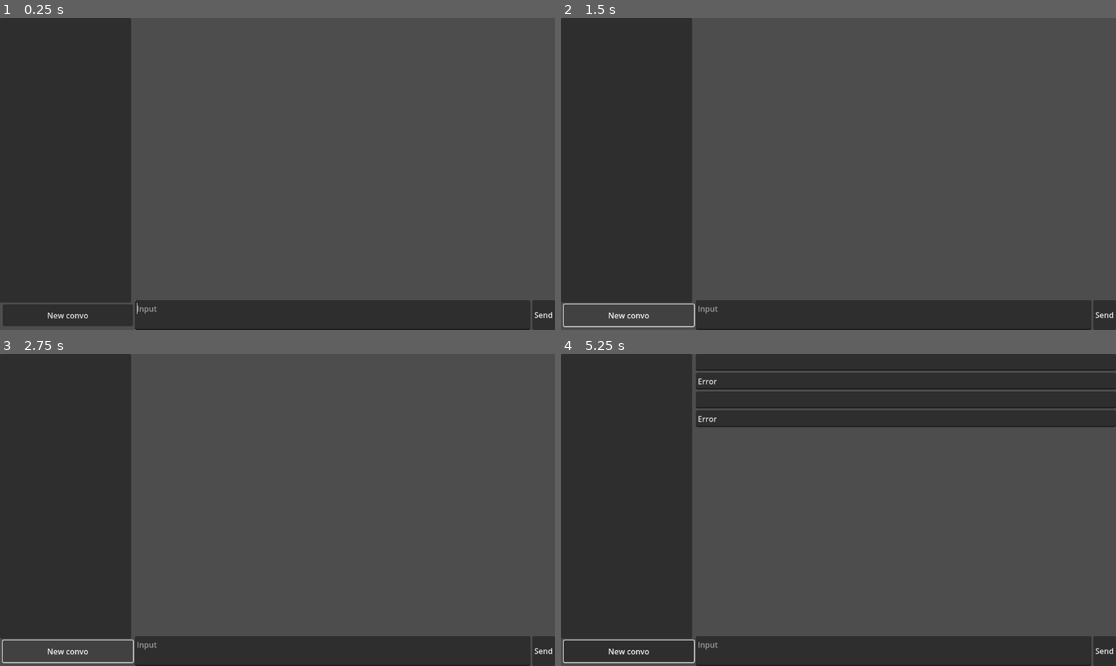
Above: before the commit, frames 1-4 (two rows, left to right).
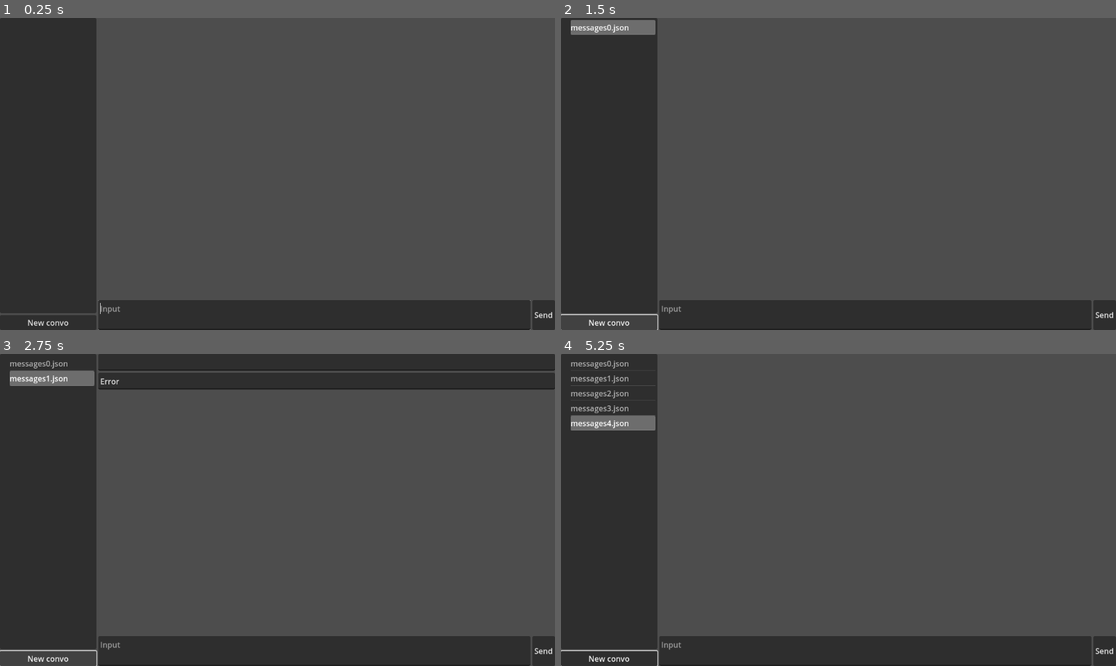
Above: after the commit, the same moments.

Repository: LunCoSim/lunco-chat-ai
Game: Godot game, scene res://main.tscn
The game is run twice, just before and just after one commit, with the same random seed, the same clock (stepped at 60 frames per second) and the same inputs.
Inputs (mouse positions are in pixels of both pictures, inside the frame that each line leads up to):
- Up to frame 1 (0.25 s): no input
- Up to frame 2 (1.5 s): click "Send" at 0.5 s; click "New convo" at 1.25 s
- Up to frame 3 (2.75 s): click "New convo" at 2 s
- Up to frame 4 (5.25 s): click "Send" at 2.75 s; click "Send" at 3.5 s; click "New convo" at 4.25 s; tap Enter at 5, 5.1 s; move the mouse to (960, 494) at 5.02 s; click (960, 494) at 5.17 s

The runs differ from the first frame. In frame 1, 6.3% of the frame differs, in the area x 0-29%, y 0-100%; in frame 2, 6.9%; in frame 3, 15%; in frame 4, 24%, in the area x 0-100%, y 0-100%.

Commit message:
- Working with files

Diff:
--- a/Settings.tscn
+++ b/Settings.tscn
@@ -7,3 +7,35 @@
 anchor_bottom = 1.0
 grow_horizontal = 2
 grow_vertical = 2
+
+[node name="TextEdit" type="TextEdit" parent="."]
+layout_mode = 0
+offset_left = 125.0
+offset_top = 11.0
+offset_right = 429.0
+offset_bottom = 37.0
+
+[node name="Label" type="Label" parent="."]
+layout_mode = 0
+offset_left = 38.0
+offset_top = 16.0
+offset_right = 122.0
+offset_bottom = 39.0
+text = "Groq api"
+
+[node name="TextEdit2" type="TextEdit" parent="."]
+auto_translate_mode = 1
+layout_mode = 0
+offset_left = 130.0
+offset_top = 51.0
+offset_right = 434.0
+offset_bottom = 77.0
+
+[node name="Label2" type="Label" parent="."]
+auto_translate_mode = 1
+layout_mode = 0
+offset_left = 43.0
+offset_top = 56.0
+offset_right = 127.0
+offset_bottom = 79.0
+text = "File Path"
--- a/main.gd
+++ b/main.gd
@@ -75,6 +75,11 @@
 func add_file():
 	file_name = "messages"+str(file_name_idx)+".json"
 	load_messages(file_name)
+	var tree_item = %Tree.create_item()
+	tree_item.set_text(0, file_name)
+	file_name_idx += 1
+
+	tree_item.select(0)
 
 func load_files_list():
 	var dir = DirAccess.open("user://")
--- a/main.tscn
+++ b/main.tscn
@@ -169,34 +169,54 @@
 theme = SubResource("Theme_dmwok")
 script = ExtResource("1_kyqgd")
 
-[node name="Container" type="VBoxContainer" parent="."]
+[node name="AiAPI" type="HTTPRequest" parent="."]
+unique_name_in_owner = true
+script = ExtResource("2_kk3kp")
+
+[node name="VBoxContainer" type="HBoxContainer" parent="."]
 layout_mode = 1
 anchors_preset = 15
 anchor_right = 1.0
 anchor_bottom = 1.0
-offset_left = 280.0
 grow_horizontal = 2
 grow_vertical = 2
 
-[node name="ScrollMessages" type="ScrollContainer" parent="Container"]
+[node name="HBoxContainer" type="VBoxContainer" parent="VBoxContainer"]
+custom_minimum_size = Vector2(200, 0)
+layout_mode = 2
+
+[node name="Tree" type="Tree" parent="VBoxContainer/HBoxContainer"]
+unique_name_in_owner = true
+layout_mode = 2
+size_flags_vertical = 3
+
+[node name="Button" type="Button" parent="VBoxContainer/HBoxContainer"]
+layout_mode = 2
+text = "New convo"
+
+[node name="Container" type="VBoxContainer" parent="VBoxContainer"]
+layout_mode = 2
+size_flags_horizontal = 3
+
+[node name="ScrollMessages" type="ScrollContainer" parent="VBoxContainer/Container"]
 unique_name_in_owner = true
 layout_mode = 2
 size_flags_vertical = 3
 follow_focus = true
 
-[node name="Messages" type="VBoxContainer" parent="Container/ScrollMessages"]
+[node name="Messages" type="VBoxContainer" parent="VBoxContainer/Container/ScrollMessages"]
 unique_name_in_owner = true
 layout_mode = 2
 size_flags_horizontal = 3
 size_flags_vertical = 3
 theme = SubResource("Theme_nol30")
 
-[node name="InputContainer" type="HBoxContainer" parent="Container"]
+[node name="InputContainer" type="HBoxContainer" parent="VBoxContainer/Container"]
 layout_mode = 2
 size_flags_horizontal = 3
 script = ExtResource("3_m0en4")
 
-[node name="Input" type="TextEdit" parent="Container/InputContainer"]
+[node name="Input" type="TextEdit" parent="VBoxContainer/Container/InputContainer"]
 unique_name_in_owner = true
 custom_minimum_size = Vector2(0, 62)
 layout_mode = 2
@@ -205,32 +225,14 @@
 theme = SubResource("Theme_wcxlx")
 placeholder_text = "Input"
 
-[node name="SendBtn" type="Button" parent="Container/InputContainer"]
+[node name="SendBtn" type="Button" parent="VBoxContainer/Container/InputContainer"]
 unique_name_in_owner = true
 layout_mode = 2
 text = "Send"
 
-[node name="AiAPI" type="HTTPRequest" parent="."]
-unique_name_in_owner = true
-script = ExtResource("2_kk3kp")
-
-[node name="Tree" type="Tree" parent="."]
-unique_name_in_owner = true
-layout_mode = 0
-offset_right = 272.0
-offset_bottom = 591.0
-
-[node name="Button" type="Button" parent="."]
-layout_mode = 0
-offset_left = 6.0
-offset_top = 595.0
-offset_right = 276.0
-offset_bottom = 640.0
-text = "New convo"
-
-[connection signal="on_send" from="Container/InputContainer" to="." method="_on_send_btn_pressed"]
-[connection signal="gui_input" from="Container/InputContainer/Input" to="Container/InputContainer" method="_on_input_gui_input"]
-[connection signal="pressed" from="Container/InputContainer/SendBtn" to="." method="_on_send_btn_pressed"]
 [connection signal="responded" from="AiAPI" to="." method="_on_ai_api_responded"]
-[connection signal="item_selected" from="Tree" to="." method="_on_tree_item_selected"]
-[connection signal="pressed" from="Button" to="." method="_on_new_convo_button_pressed"]
+[connection signal="item_selected" from="VBoxContainer/HBoxContainer/Tree" to="." method="_on_tree_item_selected"]
+[connection signal="pressed" from="VBoxContainer/HBoxContainer/Button" to="." method="_on_new_convo_button_pressed"]
+[connection signal="on_send" from="VBoxContainer/Container/InputContainer" to="." method="_on_send_btn_pressed"]
+[connection signal="gui_input" from="VBoxContainer/Container/InputContainer/Input" to="VBoxContainer/Container/InputContainer" method="_on_input_gui_input"]
+[connection signal="pressed" from="VBoxContainer/Container/InputContainer/SendBtn" to="." method="_on_send_btn_pressed"]
